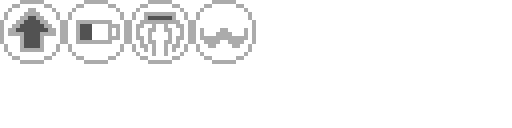
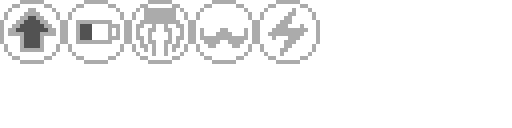
Layered file, before and after one edit (512x128). Changes by layer:
painted on "Background" over [144, 0, 320, 64]
